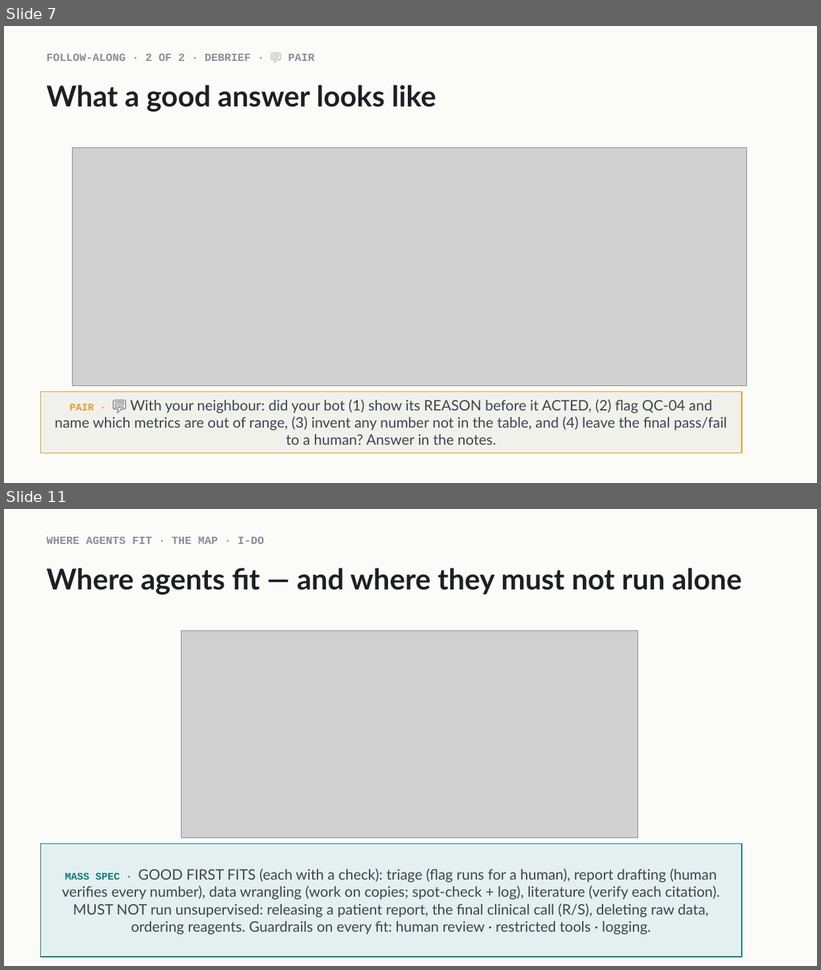
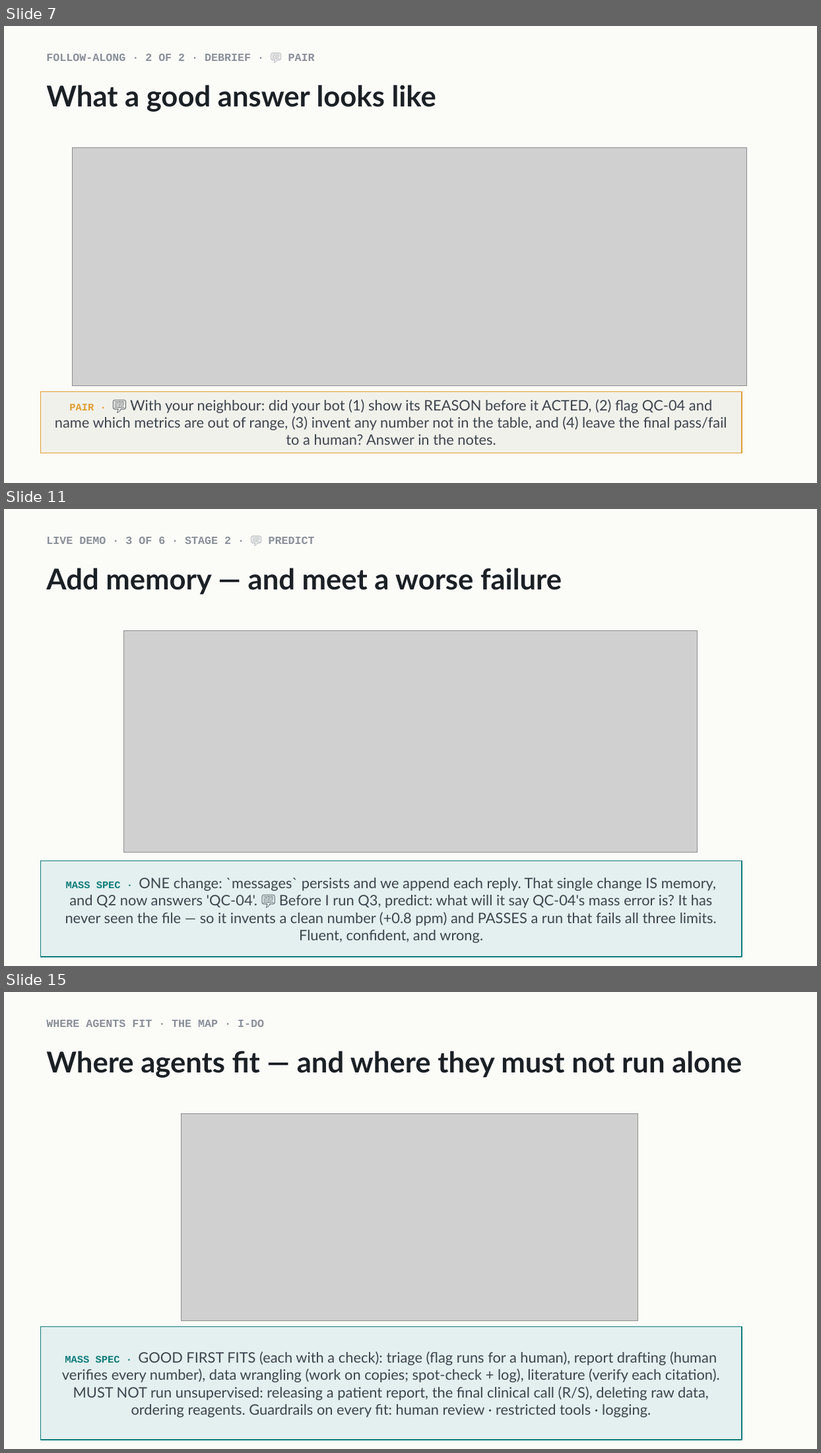
Before and after one commit to indigobio/msacl_dl_course, a slide deck: slides/pptx/lecture14_agents.pptx. Shown one above the other, each under a label of ours: slides 7 and 11 before the commit, slides 7, 11 and 15 after it; the slides between them are not shown. The pictures are 821x970 and 821x1453 pixels, drawn with LibreOffice and Linux fonts; fonts in the diff are those of the drawing; grey boxes stand for pictures. Boxes give left, top, right and bottom in pixels: in the first picture for what was removed or moved away, otherwise in the second. Text is boxed around its words. In the diff, an @@ line names an element or a change of style, - is before the commit and + after.

```diff
--- a/slides/pptx/lecture14_agents.pptx
+++ b/slides/pptx/lecture14_agents.pptx
@@ slide 11 added at bbox=[4, 509, 817, 966], background #FBFBF8 @@
@@ text added at bbox=[46, 537, 315, 544], 13 pt, text #8A9099, bold @@
+LIVE DEMO · 3 OF 6 · STAGE 2 · 💬 PREDICT
@@ text added at bbox=[46, 568, 562, 595], 34 pt, text #1B2025, bold @@
+Add memory — and meet a worse failure
@@ picture added at bbox=[124, 631, 698, 852] @@
@@ rectangle added at bbox=[40, 861, 742, 957], fill #E3F0EF, outline #0E7C7B 1 pt, 17 pt, text #3D444C @@
+MASS SPEC · ONE change: `messages` persists and we append each reply. That single change IS memory, and Q2 now answers 'QC-04'. 💬 Before I run Q3, predict: what will it say QC-04's mass error is? It has never seen the file — so it invents a clean number (+0.8 ppm) and PASSES a run that fails all three limits. Fluent, confident, and wrong.
@@ what was slide 11 is now slide 15 @@
```
Also in this commit, not shown: 6 slides changed, 3 other slides added, 9 other files.
